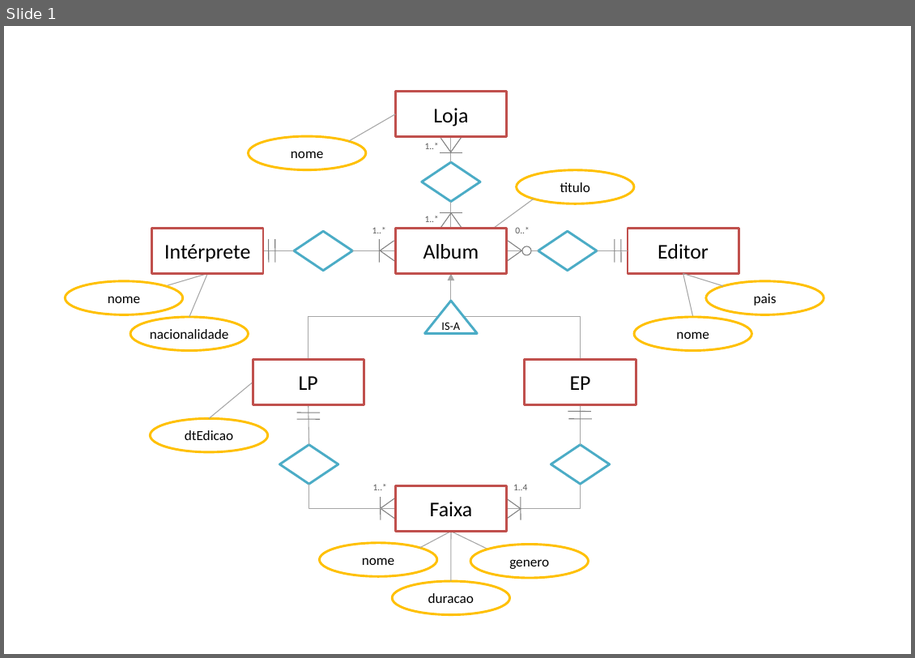
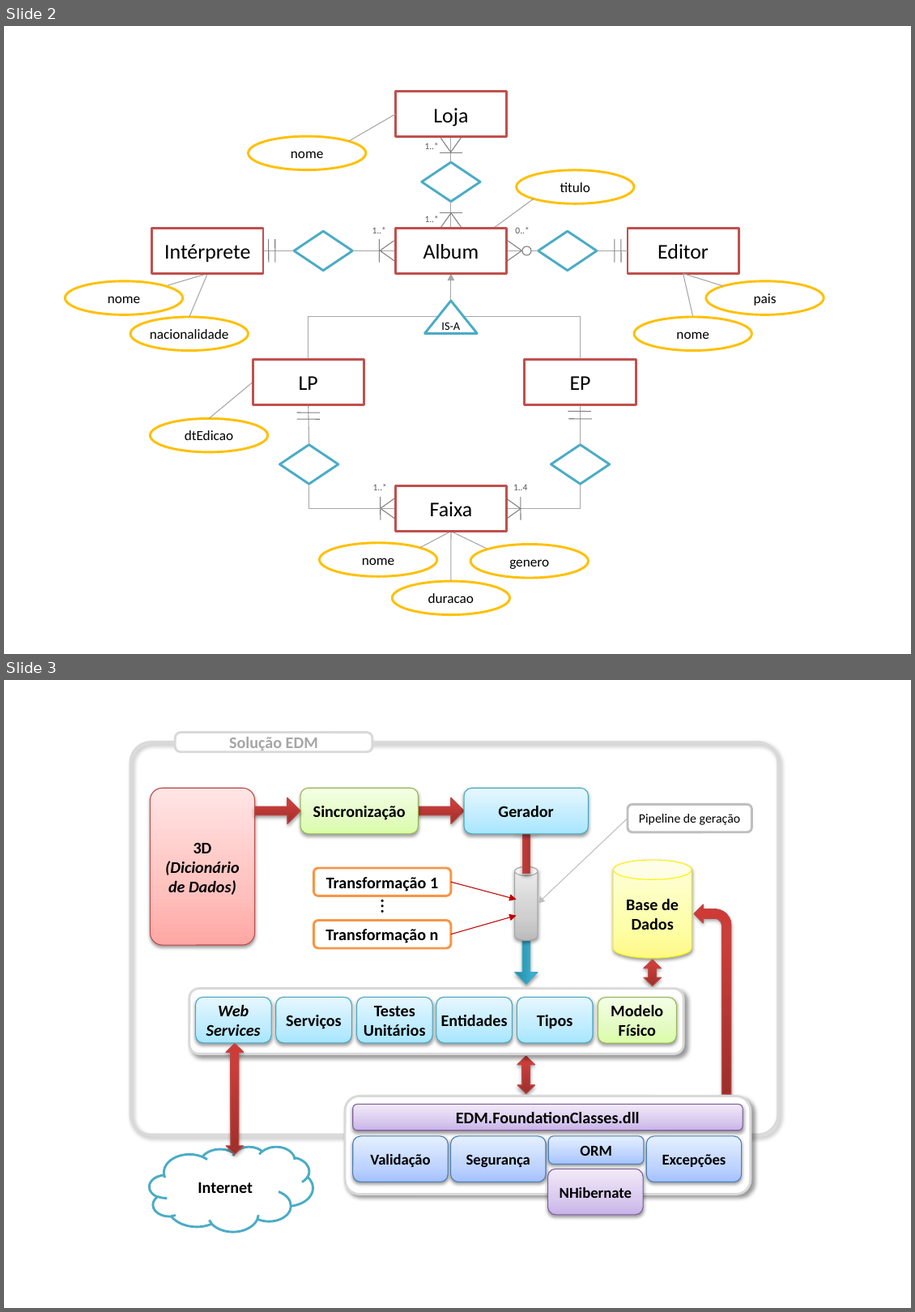
Before and after one commit to Netivski/projectoseminario, a slide deck: Documentação/Report Structures.pptx. Shown one above the other, each under a label of ours: slide 1 before the commit, slides 2 and 3 after it. The pictures are 915x658 and 915x1312 pixels, drawn with LibreOffice and Linux fonts; fonts in the diff are those of the drawing. Boxes give left, top, right and bottom in pixels: in the first picture for what was removed or moved away, otherwise in the second. Text is boxed around its words. In the diff, an @@ line names an element or a change of style, - is before the commit and + after.

```diff
--- a/Documentação/Report Structures.pptx
+++ b/Documentação/Report Structures.pptx
@@ slide 3 added at (4,680,911,1308), background #FFFFFF @@
@@ rounded rectangle added at (130,742,778,1135), outline #D9D9D9 2 pt @@
@@ rounded rectangle added at (175,732,373,751), fill #FFFFFF, outline #D9D9D9 2 pt, 14 pt, text #A6A6A6, bold @@
+Solução EDM
@@ rounded rectangle added at (150,788,254,946), fill gradient #FFA6A5 to #FFC0BF to #FFE7E7, outline #BF4C48 0.75 pt, 14 pt, text #000000, bold, italic @@
+3D
+(Dicionário de Dados)
@@ right arrow added at (254,798,300,824), fill gradient #9C2F2D to #CB3E3A to #CE3B37, outline #BF4C48 0.75 pt @@
@@ rounded rectangle added at (300,788,419,834), fill gradient #DAFDA7 to #E4FCC2 to #F5FFE7, outline #98B955 0.75 pt, 14 pt, text #000000, bold @@
+Sincronização
@@ right arrow added at (419,798,465,824), fill gradient #9C2F2D to #CB3E3A to #CE3B37, outline #BF4C48 0.75 pt @@
@@ rounded rectangle added at (464,788,588,834), fill gradient #A7E6FF to #C1EDFF to #E7F8FF, outline #46AAC5 0.75 pt, 14 pt, text #000000, bold @@
+Gerador
@@ arrow added from (628, 819) to (538, 904), #BFBFBF 0.75 pt @@
@@ rounded rectangle added at (628,804,752,831), fill #FFFFFF, outline #BFBFBF 2 pt, 11 pt, text #000000 @@
+Pipeline de geração
@@ right arrow added at (515,834,538,874), fill gradient #9C2F2D to #CB3E3A to #CE3B37, outline #BF4C48 0.75 pt @@
@@ rounded rectangle added at (314,868,451,895), fill #FFFFFF, outline #F79646 2 pt, 14 pt, text #000000, bold @@
+Transformação 1
@@ cylinder added at (515,867,538,941), fill gradient #BDBDBD to #D1D1D1 to #EEEEEE, outline #A6A6A6 0.75 pt @@
@@ cylinder added at (614,860,692,958), fill gradient #FFF987 to #FDFFAB to #FEFEDC, outline #FEF202 0.75 pt, 14 pt, text #000000, bold @@
+Base de Dados
@@ text added at (373,895,406,908), 18 pt, text #000000 @@
+…
@@ arrow added from (451, 882) to (517, 900), #C00000 0.75 pt @@
@@ rounded rectangle added at (314,921,451,948), fill #FFFFFF, outline #F79646 2 pt, 14 pt, text #000000, bold @@
+Transformação n
@@ arrow added from (451, 934) to (517, 916), #C00000 0.75 pt @@
@@ bent arrow added at (694,904,731,1095), fill gradient #9C2F2D to #CB3E3A to #CE3B37, outline #BF4C48 0.75 pt @@
@@ right arrow added at (515,942,538,984), fill gradient #2A88A2 to #37B1D2 to #34B4D6, outline #46AAC5 0.75 pt @@
@@ up down arrow added at (644,959,662,985), fill gradient #9C2F2D to #CB3E3A to #CE3B37, outline #BF4C48 0.75 pt @@
@@ group added at (189,989,684,1053): 7 rounded rectangles @@
+Serviços
+Testes Unitários
+Entidades
+Tipos
+Web Services
+Modelo Físico
@@ up down arrow added at (226,1044,244,1154), fill gradient #9C2F2D to #CB3E3A to #CE3B37, outline #BF4C48 0.75 pt @@
@@ up down arrow added at (518,1056,535,1094), fill gradient #9C2F2D to #CB3E3A to #CE3B37, outline #BF4C48 0.75 pt @@
@@ rounded rectangle added at (345,1096,750,1194), fill #FFFFFF, outline #D9D9D9 2 pt @@
@@ rounded rectangle added at (353,1104,744,1130), fill gradient #C9B5E8 to #D8CBEE to #F0EAF9, outline #7D60A0 0.75 pt, 14 pt, text #000000, bold @@
+EDM.FoundationClasses.dll
@@ rounded rectangle added at (353,1137,449,1182), fill gradient #A4C4FF to #BFD4FF to #E6EEFF, outline #4B7EBC 0.75 pt, 13 pt, text #000000, bold @@
+Validação
@@ rounded rectangle added at (451,1137,547,1182), fill gradient #A4C4FF to #BFD4FF to #E6EEFF, outline #4B7EBC 0.75 pt, 13 pt, text #000000, bold @@
+Segurança
@@ rounded rectangle added at (548,1137,644,1164), fill gradient #A4C4FF to #BFD4FF to #E6EEFF, outline #4B7EBC 0.75 pt, 13 pt, text #000000, bold @@
+ORM
@@ rounded rectangle added at (646,1137,742,1182), fill gradient #A4C4FF to #BFD4FF to #E6EEFF, outline #4B7EBC 0.75 pt, 13 pt, text #000000, bold @@
+Excepções
@@ cloud added at (150,1147,313,1232), fill #FFFFFF, outline #4BACC6 2 pt, 14 pt, text #000000, bold @@
+Internet
@@ rounded rectangle added at (548,1169,644,1215), fill gradient #C9B5E8 to #D8CBEE to #F0EAF9, outline #7D60A0 0.75 pt, 13 pt, text #000000, bold @@
+NHibernate
@@ what was slide 1 is now slide 2 @@
```
Also in this commit, not shown: 2 slides changed, 3 other slides added, 2 slides removed.
